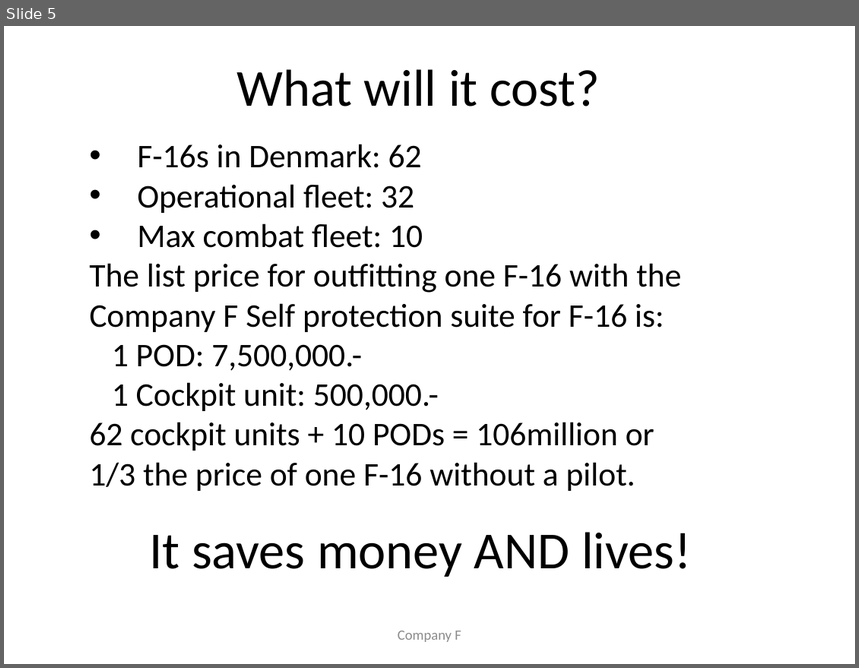
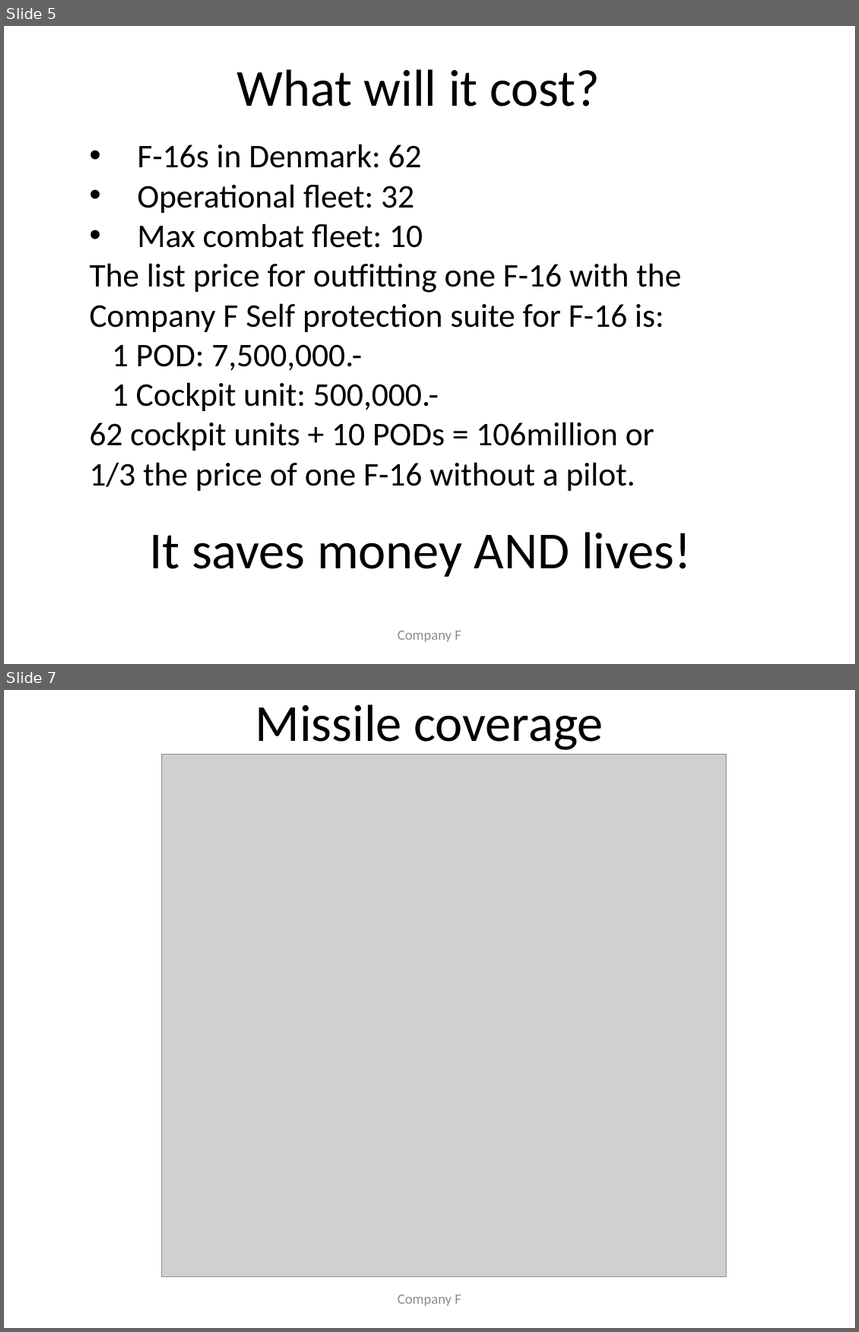
Before and after one commit to ahpoder/syseng, a slide deck: presentation/presentation.pptx. Shown one above the other, each under a label of ours: slide 5 before the commit, slides 5 and 7 after it; the slides between them are not shown. The pictures are 859x668 and 859x1332 pixels, drawn with LibreOffice and Linux fonts; fonts in the diff are those of the drawing; grey boxes stand for pictures. Boxes give left, top, right and bottom in pixels: in the first picture for what was removed or moved away, otherwise in the second. Text is boxed around its words. In the diff, an @@ line names an element or a change of style, - is before the commit and + after.

Commit message:
Updating presentation with missile coverage

```diff
--- a/presentation/presentation.pptx
+++ b/presentation/presentation.pptx
@@ slide 7 added at [4,690,855,1328], background #FFFFFF @@
@@ title added at [256,704,604,750], 44 pt, text #000000 @@
+Missile coverage
@@ picture added at [161,755,727,1277] @@
@@ text added at [398,1295,462,1306], 12 pt, text #8C8C8C @@
+Company F
```
Also in this commit, not shown: 4 slides changed, 1 other file.
